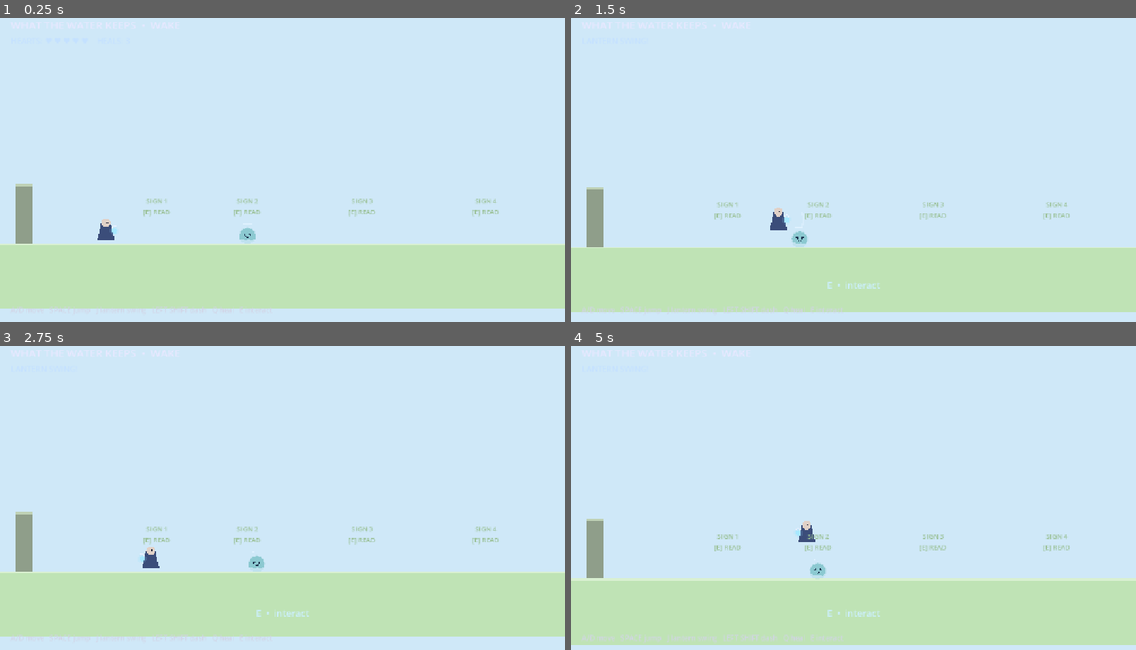
Above: before the commit, frames 1-4 (two rows, left to right).
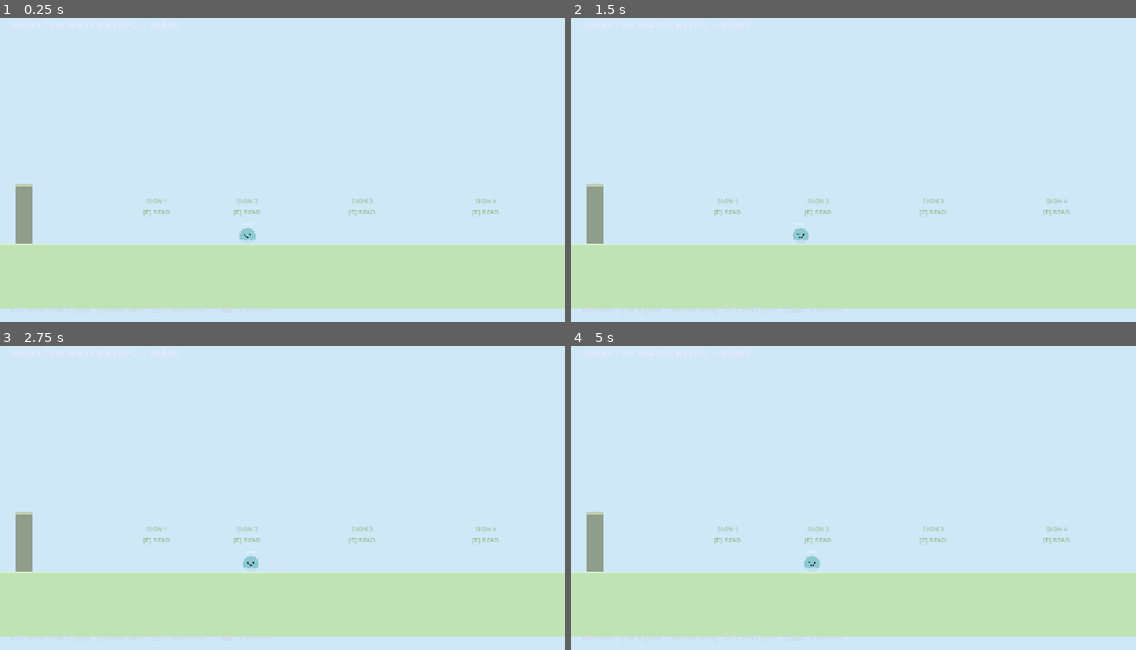
Above: after the commit, the same moments.

Repository: Lunatic5202/what-the-water-keeps
Game: Godot game, scene res://scenes/main.tscn
The game is run twice, just before and just after one commit, with the same random seed, the same clock (stepped at 60 frames per second) and the same inputs.
Inputs:
- Up to frame 1 (0.25 s): no input
- Up to frame 2 (1.5 s): hold D (move_right) from 0.53 s (still down); tap J (attack) at 0.6, 1.35 s; tap Space (jump) at 0.77 s
- Up to frame 3 (2.75 s): tap Space (jump) at 1.52 s; release D (move_right) at 2.03 s; hold A (move_left) from 2.03 s (still down); tap Shift (dash) at 2.1 s; tap J (attack) at 2.3 s
- Up to frame 4 (5 s): release A (move_left) at 2.78 s; hold D (move_right) 2.78-4.28 s; tap T (enter_region) at 2.85 s; tap Space (jump) at 3.02, 3.77, 4.52 s; tap J (attack) at 3.05, 3.8, 4.55 s; tap Q (heal) at 3.6 s; hold A (move_left) from 4.28 s (still down); tap E (interact) at 4.35 s

The runs differ from the first frame. In frame 1, 0.2% of the frame differs, in the area x 17-21%, y 66-74%; in frame 2, 3.3%; in frame 3, 0.3%; in frame 4, 6.7%, in the area x 0-100%, y 54-99%.
Error after the commit: Parse Error: Expected closing ")" after call arguments. (res://scripts/player.gd:263)

Commit message:
Add Open Hand wide offering attack

Diff:
--- a/scripts/player.gd
+++ b/scripts/player.gd
@@ -9,6 +9,8 @@
 
 # COMBAT VALUES (per combat doc)
 const ATTACK_DAMAGE := 8  # Light attack base
+const OFFERING_DAMAGE := 24
+const OFFERING_HOLD_TIME := 0.6
 const HEAL_AMOUNT := 2  # Per charge
 const ATTACK_IMPACT_FRAMES := 6  # Freeze on hit
 
@@ -21,6 +23,12 @@
 var hurt_cooldown := 0.0
 var dash_cooldown := 0.0
 var attack_has_hit := false
+var has_open_hand := false
+var offering_attack := false
+var heavy_hold_time := 0.0
+var heavy_was_held := false
+var attack_damage := ATTACK_DAMAGE
+var attack_targets: Array[Node2D] = []
 var attack_area: Area2D
 var attack_shape: CollisionShape2D
 
@@ -103,6 +111,15 @@
 		if Input.is_action_just_pressed("attack"):
 			_start_attack()
 
+		if has_open_hand and Input.is_action_pressed("heavy_attack") and attack_timer <= 0.0:
+			heavy_hold_time += delta
+			heavy_was_held = true
+		elif heavy_was_held and not Input.is_action_pressed("heavy_attack"):
+			if heavy_hold_time >= OFFERING_HOLD_TIME:
+				_start_offering_attack()
+			heavy_hold_time = 0.0
+			heavy_was_held = false
+
 		if Input.is_action_just_pressed("heal"):
 			_heal()
 
@@ -113,6 +130,9 @@
 			attack_shape.set_deferred("disabled", true)
 			attack_area.set_deferred("monitoring", false)
 			is_attacking = false
+			offering_attack = false
+			attack_shape.shape.radius = 28.0
+			attack_area.position.x = 28.0 * facing
 
 	move_and_slide()
 	queue_redraw()
@@ -123,6 +143,9 @@
 	attack_timer = 0.18
 	attack_progress = 0.0
 	attack_has_hit = false
+	attack_targets.clear()
+	attack_damage = ATTACK_DAMAGE
+	offering_attack = false
 	is_attacking = true
 	attack_area.position.x = 28.0 * facing
 
@@ -138,19 +161,48 @@
 	attack_area.set_deferred("monitoring", true)
 	status_changed.emit("LANTERN SWING!")
 
+func _start_offering_attack() -> void:
+	if attack_timer > 0.0 or not has_open_hand:
+		return
+	var spent_gold := 0
+	var greed := get_parent()
+	if is_instance_valid(greed) and greed.has_method("spend_offering_gold"):
+		spent_gold = int(greed.call("spend_offering_gold", 100))
+	attack_timer = 0.42
+	attack_progress = 0.0
+	attack_has_hit = false
+	attack_targets.clear()
+	offering_attack = true
+	attack_damage = OFFERING_DAMAGE + int(spent_gold / 10)
+	is_attacking = true
+	attack_area.position.x = 42.0 * facing
+	attack_shape.shape.radius = 68.0
+	attack_shape.set_deferred("disabled", false)
+	attack_area.set_deferred("monitoring", true)
+	status_changed.emit("WIDE OFFERING!  GOLD GIVEN: %d" % spent_gold)
+
 func _on_attack_body_entered(body: Node2D) -> void:
 	if body == self:
 		return
-	if attack_timer <= 0.0 or attack_has_hit:
-		return
+	if attack_timer <= 0.0:
+		return
+	if offering_attack:
+		if attack_targets.has(body):
+			return
+	else:
+		if attack_has_hit:
+			return
 	if body.has_method("take_damage"):
 		var feedback := get_tree().get_first_node_in_group("combat_feedback")
 		if is_instance_valid(feedback):
 			feedback.call("apply_hit_freeze", ATTACK_IMPACT_FRAMES)
 			feedback.call("screenshake", 0.5, 0.08)
 
-		body.take_damage(ATTACK_DAMAGE)
-		attack_has_hit = true
+		body.take_damage(attack_damage)
+		if offering_attack:
+			attack_targets.append(body)
+		else:
+			attack_has_hit = true
 
 func take_damage(amount: int) -> void:
 	if hurt_cooldown > 0.0:
@@ -202,6 +254,14 @@
 	# Better sword swing animation
 	if is_attacking and attack_timer > 0.0:
 		var ease_progress := ease(attack_progress, -2.0)  # Ease out
+		if offering_attack:
+			var wave_radius := lerpf(18.0, 76.0, ease_progress)
+			draw_arc(Vector2(34 * facing, -8), wave_radius, -1.1, 1.1, 24,
+				Color(1.0, 0.84, 0.46, (1.0 - ease_progress) * 0.9), 7.0)
+			if ease_progress > 0.55:
+				draw_arc(Vector2(34 * facing, -8), wave_radius + 8.0, -1.1, 1.1, 24,
+					Color(1.0, 0.95, 0.72, (1.0 - ease_progress) * 0.65), 3.0
+			return
 		var current_arc_start := lerpf(swing_arc_start, swing_arc_start + 2.3, ease_progress)
 		var current_arc_end := lerpf(swing_arc_end, swing_arc_end - 2.3, ease_progress)
 
